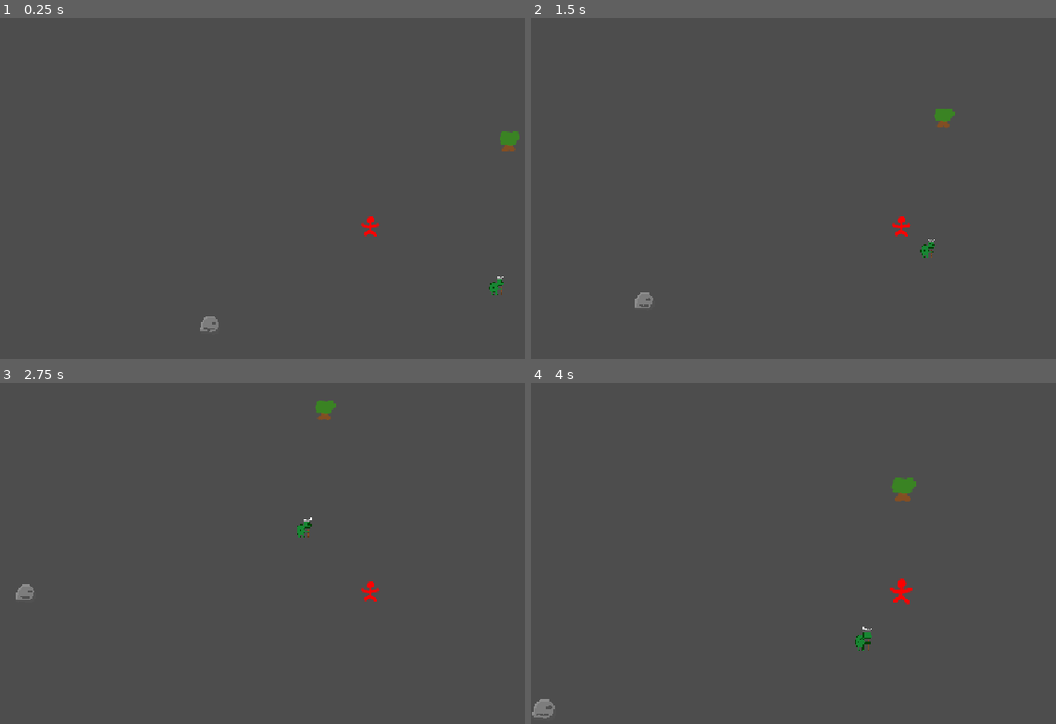
Above: before the commit, frames 1-4 (two rows, left to right).
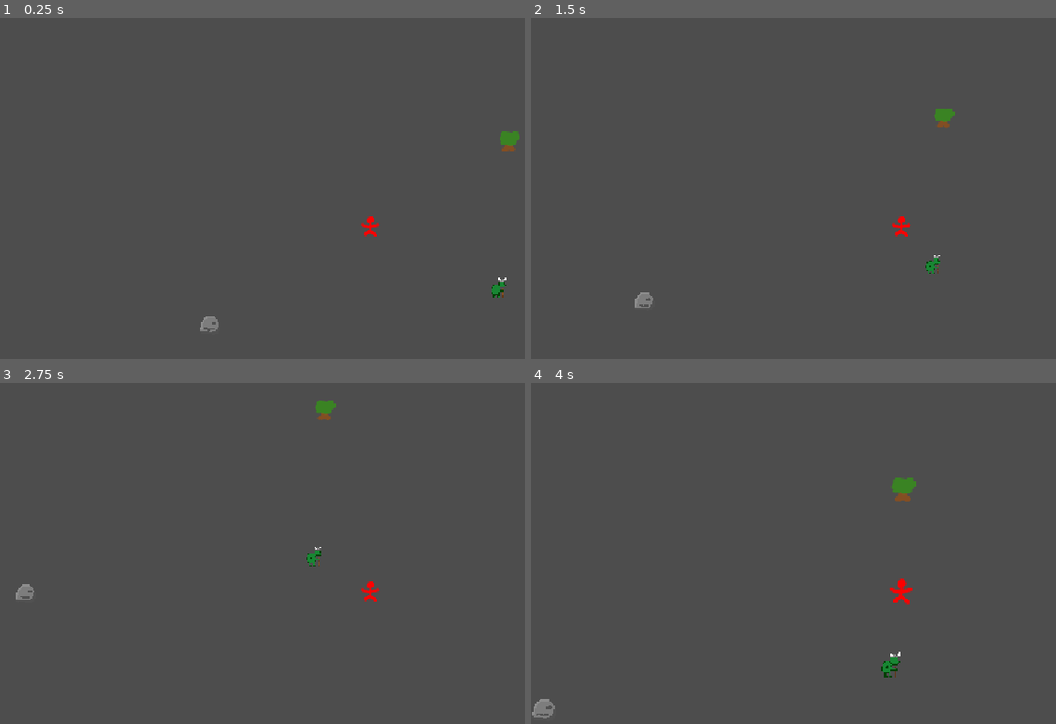
Above: after the commit, the same moments.

Repository: Drewpicus/2dPractice
Game: Godot game, scene res://Scenes/main.tscn
Two runs of this game, one before a commit and one after it. Both use one fixed random seed, a clock stepped at 60 frames per second and the inputs below.
Inputs (mouse positions are in pixels of both pictures, inside the frame that each line leads up to):
- Up to frame 1 (0.25 s): no input
- Up to frame 2 (1.5 s): move the mouse to (outside the picture) at 0.52 s; hold D (move_right) 0.53-1.28 s; hold E (test) 0.53-1.28 s; move the mouse to (751, 246) at 1.27 s; hold S (move_down) from 1.28 s (still down); click (751, 246) at 1.35 s
- Up to frame 3 (2.75 s): tap E (test) at 1.55 s; move the mouse to (446, 498) at 2.02 s; release S (move_down) at 2.03 s; hold D (move_right) from 2.03 s (still down); hold E (test) from 2.03 s (still down); tap T (quick_inspect) at 2.1 s
- Up to frame 4 (4 s): move the mouse to (861, 676) at 2.77 s; release D (move_right) at 2.78 s; release E (test) at 2.78 s; hold W (move_up) 2.78-3.53 s; tap E (test) at 2.85 s; move the mouse to (outside the picture) at 3.52 s; hold A (move_left) from 3.53 s (still down); hold E (test) from 3.53 s (still down); tap Mouse wheel up (zoom_in) at 3.6 s

The runs differ from the first frame. In frame 1, 0.1% of the frame differs, in the area x 93-97%, y 75-83%; in frame 2, 0.2%; in frame 3, 0.2%; in frame 4, 0.3%, in the area x 61-71%, y 71-87%.

Commit message:
sibling watcher

Diff:
--- a/Scripts/Entity/entity_component.gd
+++ b/Scripts/Entity/entity_component.gd
@@ -4,7 +4,7 @@
 @export var component_id: StringName
 
 var root_entity: Entity
-
+var _sibling_watchers: Dictionary[StringName, Array] = {}
 
 func _set_owner(owner: Entity) -> void:
 	root_entity = owner
@@ -41,29 +41,50 @@
 func on_sibling_removing(_component_id: StringName,_component: EntityComponent) -> void:
 	pass
 
-func _handle_component_added(component_id: StringName,component: EntityComponent) -> void:
+func watch_sibling(component_id: StringName, callback: Callable) -> void:
+	if not callback.is_valid():
+		return
+
+	if not _sibling_watchers.has(component_id):
+		_sibling_watchers[component_id] = []
+
+	if callback not in _sibling_watchers[component_id]:
+		_sibling_watchers[component_id].append(callback)
+
+	callback.call(get_component(component_id))
+
+func _handle_component_added(_component_id: StringName,component: EntityComponent) -> void:
 	if component == self:
 		return
 
-	on_sibling_added(component_id, component)
+	_notify_sibling_watchers(component_id, component)
+	on_sibling_added(_component_id, component)
 
-func _handle_component_removing(component_id: StringName,component: EntityComponent) -> void:
+func _handle_component_removing(_component_id: StringName,component: EntityComponent) -> void:
 	if component == self:
 		return
 
-	on_sibling_removing(component_id, component)
+	_notify_sibling_watchers(component_id, null)
+	on_sibling_removing(_component_id, component)
 
-func get_component(component_id: StringName) -> EntityComponent:
+func _notify_sibling_watchers(component_id: StringName,component: EntityComponent) -> void:
+	if not _sibling_watchers.has(component_id):
+		return
+
+	for callback in _sibling_watchers[component_id]:
+		callback.call(component)
+
+func get_component(_component_id: StringName) -> EntityComponent:
 	if root_entity == null:
 		return null
 
-	return root_entity.get_component(component_id)
+	return root_entity.get_component(_component_id)
 
-func has_component(component_id: StringName) -> bool:
+func has_component(_component_id: StringName) -> bool:
 	if root_entity == null:
 		return false
 
-	return root_entity.has_component(component_id)
+	return root_entity.has_component(_component_id)
 
 func get_interaction_suggestions() -> Array[StringName]:
 	return []
--- a/Scripts/EntityComponents/ai_controller_component.gd
+++ b/Scripts/EntityComponents/ai_controller_component.gd
@@ -5,13 +5,15 @@
 var direction_timer : float = 1.0
 var dir : Vector2 = Vector2.ZERO
 
-func _ready() -> void:
-	movement_component = get_component(&"base:movement")
+func on_added() -> void:
+	dir = new_direction()
+	watch_sibling(&"base:movement", _set_movement_component)
 
-	dir = new_direction()
-	if not movement_component:
-		return
-	movement_component.speed = 20
+func _set_movement_component(component: MovementComponent) -> void:
+	movement_component = component
+
+	if movement_component:
+		movement_component.speed = 20
 
 func _process(delta: float) -> void:
 	if not movement_component:
--- a/Scripts/EntityComponents/equipment_component.gd
+++ b/Scripts/EntityComponents/equipment_component.gd
@@ -15,18 +15,7 @@
 			if slot not in slots:
 				slots.append(slot)
 
-	_set_inventory(get_component(&"base:inventory") as InventoryComponent)
-
-func on_removing() -> void:
-	_set_inventory(null)
-
-func on_sibling_added(component_id: StringName,component: EntityComponent) -> void:
-	if component_id == &"base:inventory":
-		_set_inventory(component as InventoryComponent)
-
-func on_sibling_removing(component_id: StringName,component: EntityComponent) -> void:
-	if component_id == &"base:inventory" and component == _inventory:
-		_set_inventory(null)
+	watch_sibling(&"base:inventory", _set_inventory)
 
 func _set_inventory(inventory: InventoryComponent) -> void:
 	if _inventory == inventory:
--- a/Scripts/Item/item.gd
+++ b/Scripts/Item/item.gd
@@ -59,9 +59,8 @@
 	if not component:
 		return null
 
+	component.on_removing()
 	component_removing.emit(component_id, component)
-	component.on_removing()
-
 	_components.erase(component_id)
 	component._clear_owner()
 
--- a/Scripts/Item/item_component.gd
+++ b/Scripts/Item/item_component.gd
@@ -39,26 +39,27 @@
 func on_sibling_removing(_component_id: StringName,_component: ItemComponent) -> void:
 	pass
 
-func _handle_component_added(component_id: StringName,component: ItemComponent) -> void:
+func _handle_component_added(_component_id: StringName,component: ItemComponent) -> void:
 	if component == self:
 		return
 
-	on_sibling_added(component_id, component)
+	on_sibling_added(_component_id, component)
 
-func _handle_component_removing(component_id: StringName,component: ItemComponent) -> void:
+
+func _handle_component_removing(_component_id: StringName,component: ItemComponent) -> void:
 	if component == self:
 		return
 
-	on_sibling_removing(component_id, component)
+	on_sibling_removing(_component_id, component)
 
-func get_component(component_id: StringName) -> ItemComponent:
+func get_component(_component_id: StringName) -> ItemComponent:
 	if root_item == null:
 		return null
 
-	return root_item.get_component(component_id)
+	return root_item.get_component(_component_id)
 
-func has_component(component_id: StringName) -> bool:
+func has_component(_component_id: StringName) -> bool:
 	if root_item == null:
 		return false
 
-	return root_item.has_component(component_id)
+	return root_item.has_component(_component_id)
